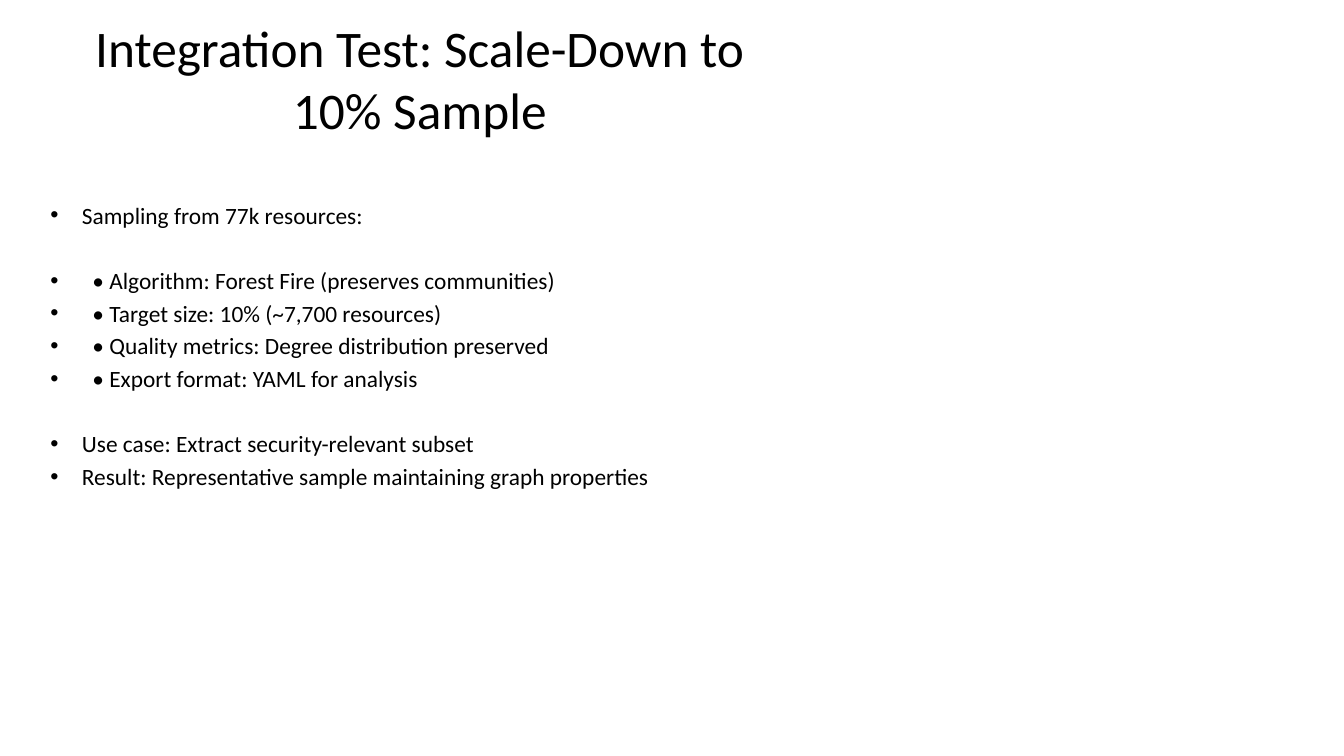
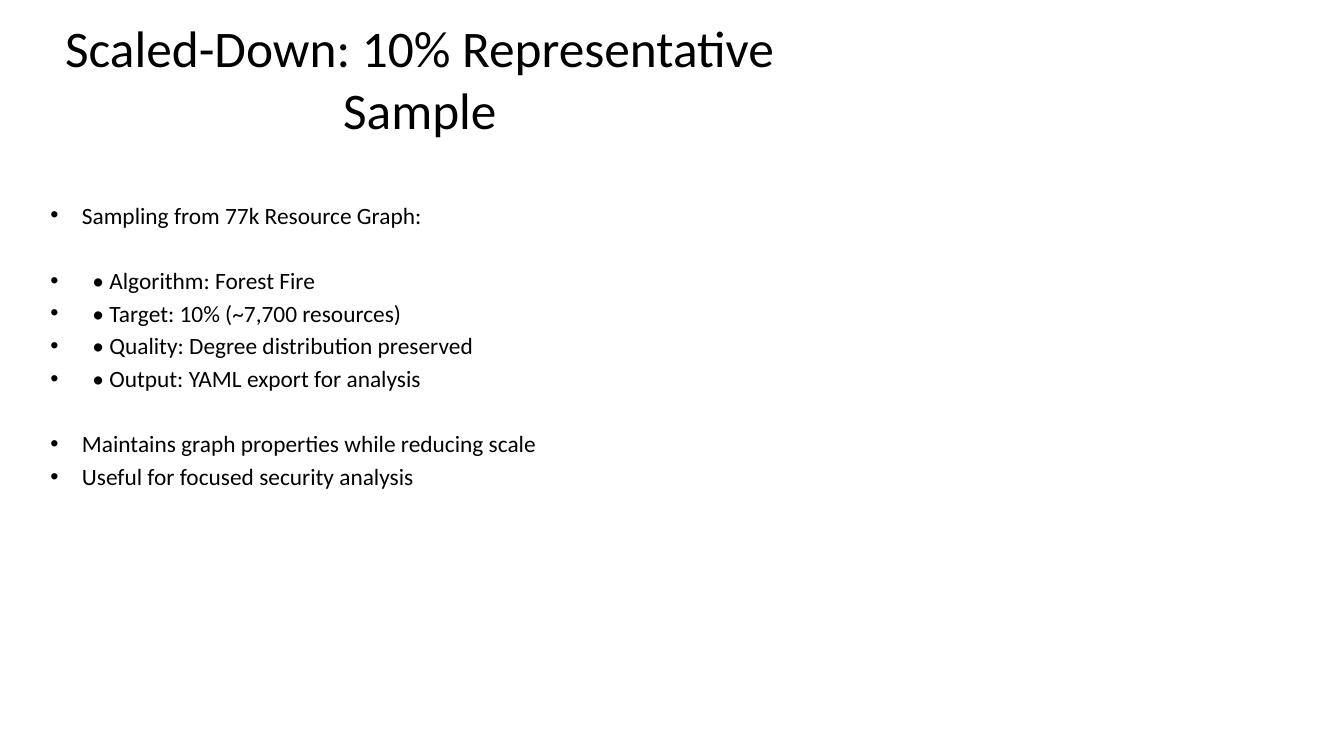
Before and after one commit to rysweet/azure-tenant-grapher, a slide deck: slide 9 of Scale_Operations_Implementation.pptx. Drawn at 1344x756 pixels with LibreOffice and Linux fonts; fonts in the diff are those of the drawing. Boxes give left, top, right and bottom in pixels: in the first picture for what was removed or moved away, otherwise in the second. Text is boxed around its words. In the diff, an @@ line names an element or a change of style, - is before the commit and + after.

```diff
--- a/Scale_Operations_Implementation.pptx
+++ b/Scale_Operations_Implementation.pptx
@@ title at (65, 31, 774, 138): text changed @@
-Integration Test: Scale-Down to 10% Sample
+Scaled-Down: 10% Representative Sample
@@ text at (82, 207, 536, 489): text changed @@
-• Sampling from 77k resources:
-• • Algorithm: Forest Fire (preserves communities)
-• • Target size: 10% (~7,700 resources)
-• • Quality metrics: Degree distribution preserved
-• • Export format: YAML for analysis
-• Use case: Extract security-relevant subset
-• Result: Representative sample maintaining graph properties
+• Sampling from 77k Resource Graph:
+• • Algorithm: Forest Fire
+• • Target: 10% (~7,700 resources)
+• • Quality: Degree distribution preserved
+• • Output: YAML export for analysis
+• Maintains graph properties while reducing scale
+• Useful for focused security analysis
```
Also in this commit, not shown: 13 other slides changed.
